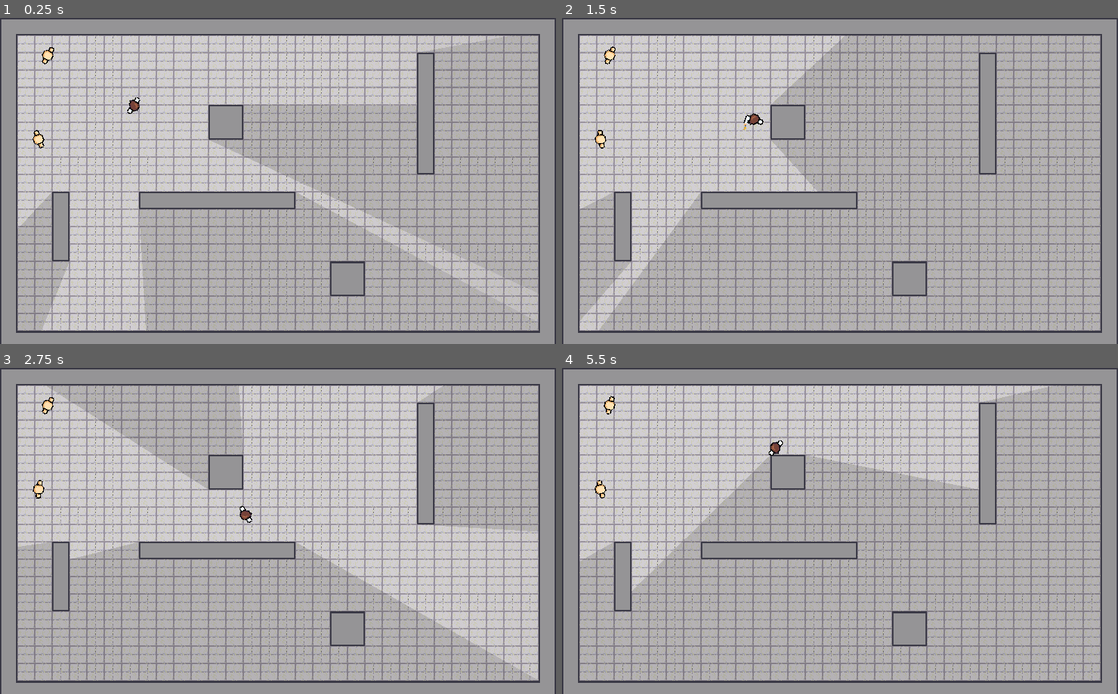
Above: before the commit, frames 1-4 (two rows, left to right).
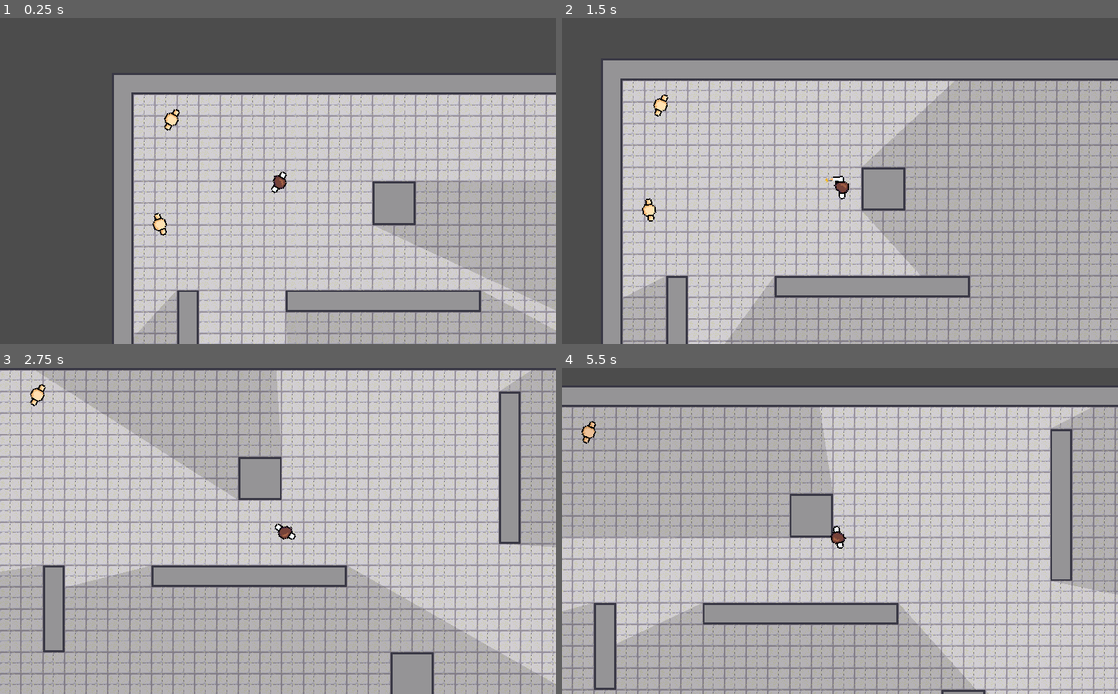
Above: after the commit, the same moments.

Repository: MatejKozica/game
Game: Godot game, scene res://src/testScene.tscn
Two runs of this game, one before a commit and one after it. Both use one fixed random seed, a clock stepped at 60 frames per second and the inputs below.
Inputs (mouse positions are in pixels of both pictures, inside the frame that each line leads up to):
- Up to frame 1 (0.25 s): no input
- Up to frame 2 (1.5 s): tap Enter at 0.5 s; move the mouse to (962, 164) at 0.52 s; hold D (right) 0.53-1.28 s; click (962, 164) at 0.6 s; move the mouse to (728, 197) at 1.27 s; hold S (down) from 1.28 s (still down); click (728, 197) at 1.35 s
- Up to frame 3 (2.75 s): move the mouse to (333, 459) at 2.02 s; release S (down) at 2.03 s; hold D (right) from 2.03 s (still down); click (333, 459) at 2.1 s
- Up to frame 4 (5.5 s): move the mouse to (812, 596) at 2.77 s; release D (right) at 2.78 s; hold W (up) 2.78-3.53 s; click (812, 596) at 2.85 s; move the mouse to (1006, 579) at 3.52 s; hold A (left) 3.53-5.03 s; click (1006, 579) at 3.6 s; move the mouse to (673, 482) at 4.27 s; click (673, 482) at 4.35 s; move the mouse to (867, 531) at 5.02 s; hold S (down) from 5.03 s (still down); click (867, 531) at 5.1 s

The runs differ from the first frame. In frame 1, 83% of the frame differs, in the area x 0-100%, y 0-100%; in frame 2, 72%; in frame 3, 64%; in frame 4, 79%.

Commit message:
Add screen shake

Diff:
--- /dev/null
+++ b/src/actors/player/Camera2D.gd
@@ -0,0 +1,22 @@
+extends Camera2D
+
+var shake_strength = 2.0
+var shake_t = 0.0
+
+var shake_enabled = true
+
+func _process(delta) -> void:
+	if shake_enabled:
+		if shake_t > 0.0:
+			shake_t -= delta
+			if shake_t <= 0.0:
+				offset = Vector2.ZERO
+			else:
+				offset = Vector2(rand_range(-shake_strength, shake_strength), rand_range(-shake_strength, shake_strength))
+
+
+func shake(duration: float, strength: float) -> void:
+	if not shake_enabled: return
+
+	shake_t = duration
+	shake_strength = strength
--- a/src/actors/player/Player.tscn
+++ b/src/actors/player/Player.tscn
@@ -1,11 +1,11 @@
-[gd_scene load_steps=24 format=2]
+[gd_scene load_steps=21 format=2]
 
 [ext_resource path="res://assets/player/idle.png" type="Texture" id=1]
 [ext_resource path="res://src/actors/player/scripts/Player.gd" type="Script" id=2]
 [ext_resource path="res://assets/player/shooting.png" type="Texture" id=3]
 [ext_resource path="res://assets/sounds/gun/gun.wav" type="AudioStream" id=4]
 [ext_resource path="res://assets/general/light.png" type="Texture" id=5]
-[ext_resource path="res://src/general/screenShake.tscn" type="PackedScene" id=6]
+[ext_resource path="res://src/actors/player/Camera2D.gd" type="Script" id=6]
 
 [sub_resource type="CapsuleShape2D" id=1]
 radius = 2.93626
@@ -116,20 +116,6 @@
 scale_curve = SubResource( 13 )
 color_ramp = SubResource( 11 )
 
-[sub_resource type="Gradient" id=15]
-offsets = PoolRealArray( 0, 0.992593 )
-colors = PoolColorArray( 0, 0, 0, 1, 1, 1, 1, 0 )
-
-[sub_resource type="GradientTexture" id=16]
-gradient = SubResource( 15 )
-
-[sub_resource type="ParticlesMaterial" id=17]
-flag_disable_z = true
-gravity = Vector3( 0, 98, 0 )
-orbit_velocity = 0.0
-orbit_velocity_random = 0.0
-color_ramp = SubResource( 16 )
-
 [node name="Player" type="Node2D"]
 
 [node name="Player" type="KinematicBody2D" parent="."]
@@ -170,12 +156,13 @@
 shadow_enabled = true
 
 [node name="Camera2D" type="Camera2D" parent="Player"]
-limit_left = -100000
-limit_top = -1000000
-limit_right = -100000
-limit_bottom = -10000
-
-[node name="ScreenShake" parent="Player/Camera2D" instance=ExtResource( 6 )]
+position = Vector2( -9.15527e-05, 0 )
+current = true
+zoom = Vector2( 0.8, 0.8 )
+limit_smoothed = true
+smoothing_enabled = true
+smoothing_speed = 10.0
+script = ExtResource( 6 )
 
 [node name="fireEffect" type="Particles2D" parent="Player"]
 modulate = Color( 0.866667, 0.694118, 0.176471, 1 )
@@ -186,12 +173,3 @@
 lifetime = 0.1
 one_shot = true
 process_material = SubResource( 14 )
-
-[node name="trailEffect" type="Particles2D" parent="Player"]
-position = Vector2( 9.01562, 5.56847 )
-rotation = -1.5708
-emitting = false
-amount = 1
-one_shot = true
-speed_scale = 5.0
-process_material = SubResource( 17 )
--- a/src/actors/player/scripts/Player.gd
+++ b/src/actors/player/scripts/Player.gd
@@ -4,9 +4,8 @@
 onready var animation_tree  = $AnimationTree;
 onready var animation_state = animation_tree.get("parameters/playback");
 onready var raycast = $shooting_raycast;
-onready var screenShake = $Camera2D/ScreenShake;
 onready var fireEffect = $fireEffect;
-onready var trailEffect = $trailEffect;
+onready var camera = $Camera2D;
 
 enum{
 	IDLE, WALK, SHOOT
@@ -49,10 +48,9 @@
 			#state
 			_direction = _get_direction();
 
-			screenShake.start(0.2, 15, 16, 0);
+			camera.shake(0.2, 1)
 			animation_state.travel("shooting");
 			fireEffect.emitting = true;
-			trailEffect.emitting = true;
 
 			var target = raycast.get_collider();
 			if raycast.is_colliding() and target.has_method("kill"):
--- a/src/general/screenShake.gd
+++ /dev/null
@@ -1,43 +0,0 @@
-extends Node2D
-
-const TRANS = Tween.TRANS_SINE;
-const EASE = Tween.EASE_IN_OUT;
-
-var amplitude = 0;
-var priority = 0;
-onready var camera = get_parent();
-
-func start(duration, frequency, amplitude, priority):
-	if priority >= self.priority:
-		self.priority = priority;
-		self.amplitude = amplitude;
-
-		$Duration.wait_time = duration;
-		$Frequency.wait_time = 1 / float(frequency);
-
-		$Duration.start();
-		$Frequency.start();
-
-		_new_shake();
-
-
-func _new_shake():
-	var rand = Vector2();
-	rand.x = rand_range(-amplitude, amplitude);
-	rand.y = rand_range(-amplitude, amplitude);
-
-	$ShakeTween.interpolate_property(camera, "offset", camera.offset, rand, $Frequency.wait_time, TRANS, EASE);
-	$ShakeTween.start();
-
-func _reset():
-	$ShakeTween.interpolate_property(camera, "offset", camera.offset, Vector2(), $Frequency.wait_time, TRANS, EASE);
-	$ShakeTween.start();
-
-	priority = 0;
-
-func _on_Frequency_timeout():
-	_new_shake();
-
-func _on_Duration_timeout():
-	_reset();
-	$Frequency.stop();
--- a/src/general/screenShake.tscn
+++ /dev/null
@@ -1,14 +0,0 @@
-[gd_scene load_steps=2 format=2]
-
-[ext_resource path="res://src/general/screenShake.gd" type="Script" id=1]
-
-[node name="ScreenShake" type="Node2D"]
-script = ExtResource( 1 )
-
-[node name="ShakeTween" type="Tween" parent="."]
-
-[node name="Frequency" type="Timer" parent="."]
-
-[node name="Duration" type="Timer" parent="."]
-[connection signal="timeout" from="Frequency" to="." method="_on_Frequency_timeout"]
-[connection signal="timeout" from="Duration" to="." method="_on_Duration_timeout"]
--- a/src/testScene.tscn
+++ b/src/testScene.tscn
@@ -1,9 +1,8 @@
-[gd_scene load_steps=6 format=2]
+[gd_scene load_steps=5 format=2]
 
 [ext_resource path="res://src/actors/player/Player.tscn" type="PackedScene" id=1]
 [ext_resource path="res://src/actors/Enemy.tscn" type="PackedScene" id=2]
 [ext_resource path="res://src/tileset/tileset.tscn" type="PackedScene" id=3]
-[ext_resource path="res://assets/player/idle.png" type="Texture" id=4]
 
 [sub_resource type="AnimationNodeStateMachinePlayback" id=1]
 
@@ -26,9 +25,6 @@
 position = Vector2( 244.873, 159.277 )
 scale = Vector2( 2, 2 )
 
-[node name="Sprite" parent="Player/Player" index="0"]
-texture = ExtResource( 4 )
-
 [node name="AnimationTree" parent="Player/Player" index="3"]
 parameters/playback = SubResource( 1 )
 
